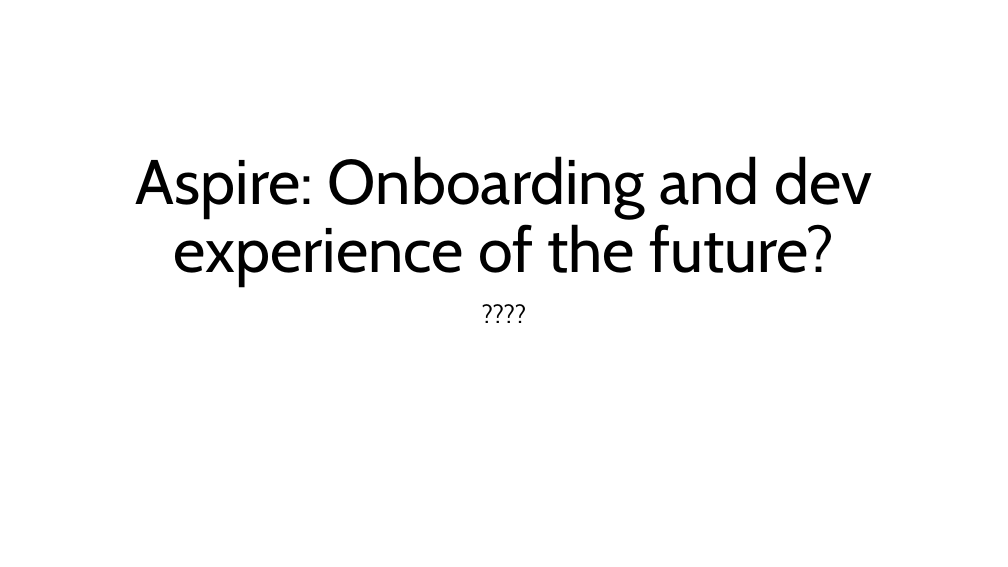
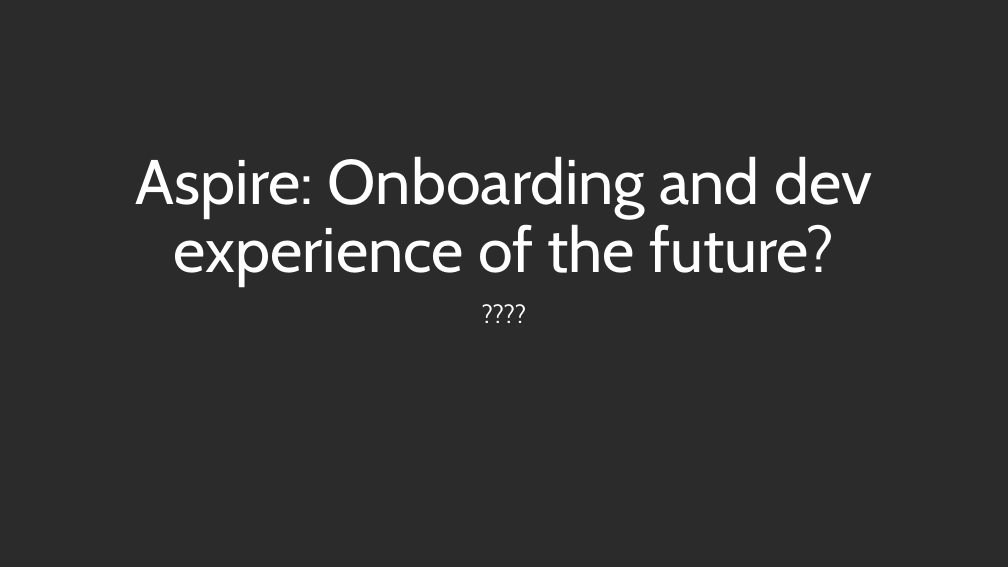
Before and after one commit to KFreon/Aspire-Onboarding-Talk, a slide deck: slide 1 of Aspire.pptx. Drawn at 1008x567 pixels with LibreOffice and Linux fonts; fonts in the diff are those of the drawing; background and template pictures are left out; a plain dark background stands for a picture behind light text. Boxes give left, top, right and bottom in pixels: in the first picture for what was removed or moved away, otherwise in the second. Text is boxed around its words. In the diff, an @@ line names an element or a change of style, - is before the commit and + after.

Commit message:
Updating talk

```diff
--- a/Aspire.pptx
+++ b/Aspire.pptx
@@ background #FFFFFF to picture (left out) @@
@@ title "Aspire: Onboarding and dev experience ..." at bbox=[136, 156, 872, 287]: text colour #000000 to #FFFFFF @@
@@ subtitle "????" at bbox=[126, 298, 882, 435]: text colour #000000 to #FFFFFF @@
```
Also in this commit, not shown: 9 slides added.
